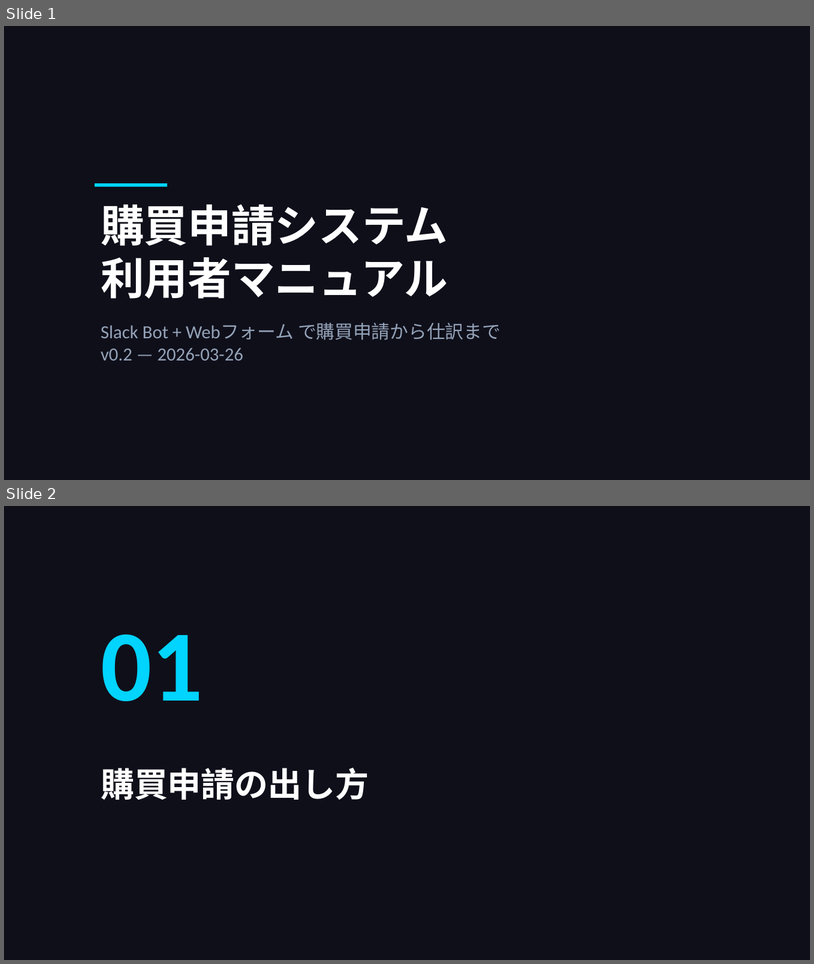
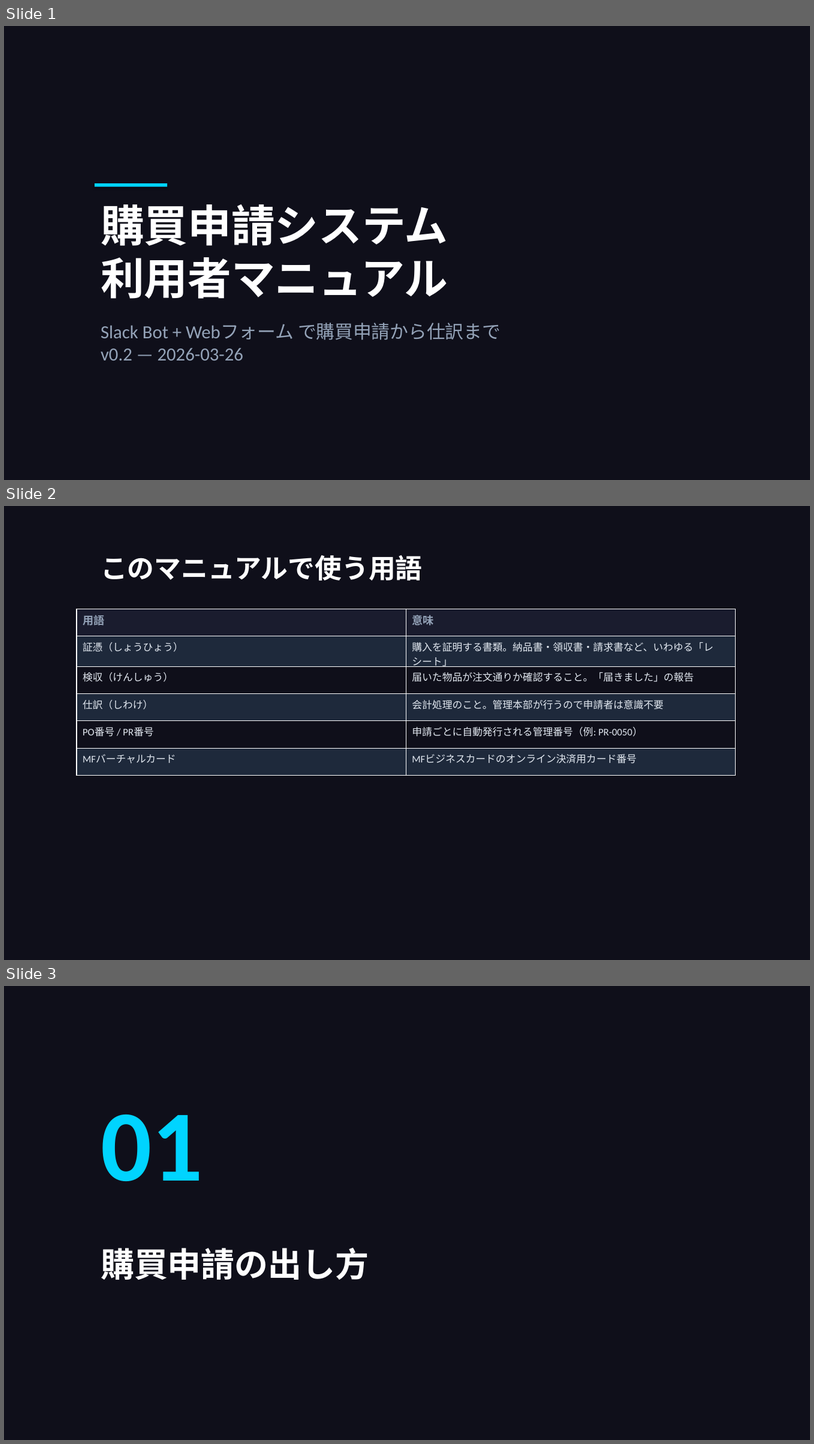
Before and after one commit to takeshiizawa123/next-procurement-poc, a slide deck: docs/user-manual.pptx. Shown one above the other, each under a label of ours: slides 1 and 2 before the commit, slides 1, 2 and 3 after it. The pictures are 814x964 and 814x1444 pixels, drawn with LibreOffice and Linux fonts; fonts in the diff are those of the drawing. Boxes give left, top, right and bottom in pixels: in the first picture for what was removed or moved away, otherwise in the second. Text is boxed around its words. In the diff, an @@ line names an element or a change of style, - is before the commit and + after.

```diff
--- a/docs/user-manual.pptx
+++ b/docs/user-manual.pptx
@@ slide 2 added at (4, 506, 810, 960), background #0F0F1A @@
@@ text added at (101, 555, 423, 580), 32 pt, text #FFFFFF, bold @@
+このマニュアルで使う用語
@@ table added at (77, 609, 736, 772), 6 rows, 2 columns @@
+用語 | 意味
+証憑（しょうひょう） | 購入を証明する書類。納品書・領収書・請求書など、いわゆる「レシート」
+検収（けんしゅう） | 届いた物品が注文通りか確認すること。「届きました」の報告
+仕訳（しわけ） | 会計処理のこと。管理本部が行うので申請者は意識不要
+PO番号 / PR番号 | 申請ごとに自動発行される管理番号（例: PR-0050）
+MFバーチャルカード | MFビジネスカードのオンライン決済用カード番号
@@ what was slide 2 is now slide 3 @@
```
Also in this commit, not shown: 4 other files.
